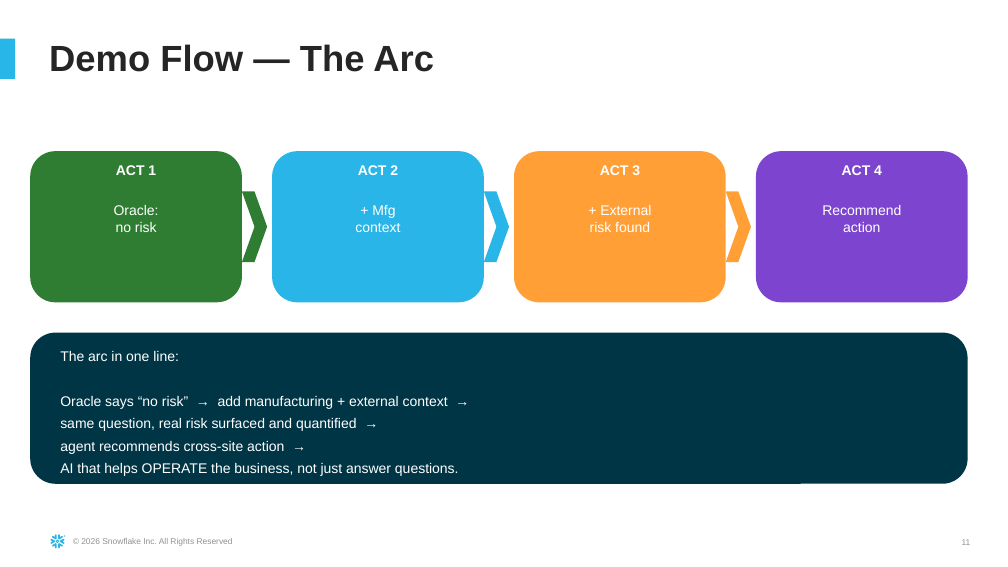
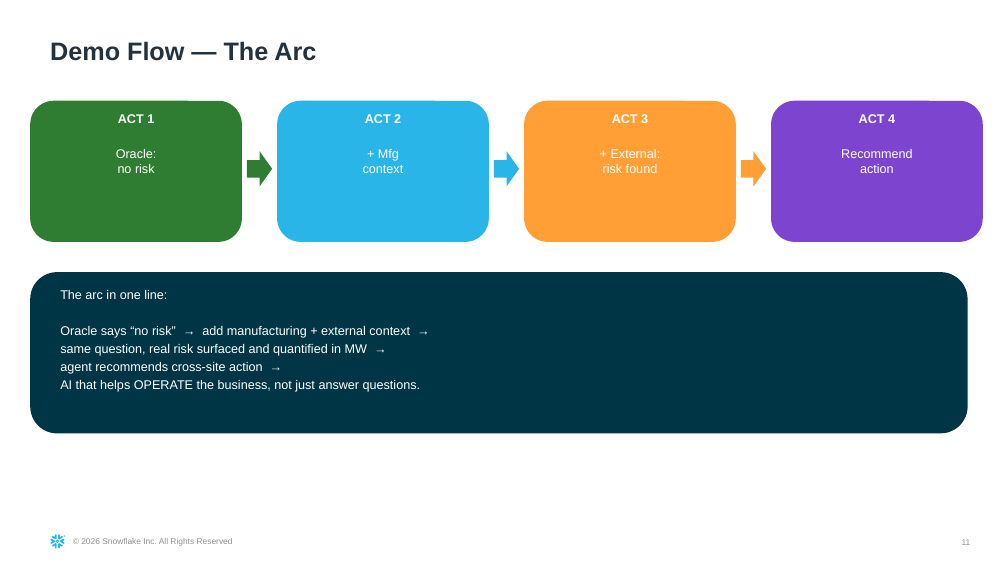
Before and after one commit to sfc-gh-sdickson/First-Solar, a slide deck: slide 11 of docs/First_Solar_Demo_Narrative.pptx. Drawn at 1008x567 pixels with LibreOffice and Linux fonts; fonts in the diff are those of the drawing. Boxes give left, top, right and bottom in pixels: in the first picture for what was removed or moved away, otherwise in the second. Text is boxed around its words. In the diff, an @@ line names an element or a change of style, - is before the commit and + after.

Commit message:
Fix PPTX: eliminate Click-to-add boxes, fix text sizing
Uses Blank layout (layout 19) for all content slides - zero empty
placeholders means no "Click to add" text anywhere. All font sizes
reduced (7-10pt body, 18pt titles) to fit within 10x5.62 dimensions.
Only Cover, Quote, Divider, and Thank You use template layouts with
all their placeholders properly filled.

.... Generated with [Cortex Code](https://docs.snowflake.com/en/user-guide/cortex-code/cortex-code)

```diff
--- a/docs/First_Solar_Demo_Narrative.pptx
+++ b/docs/First_Solar_Demo_Narrative.pptx
@@ rectangle removed at [0,38,15,79] @@
@@ text "Demo Flow — The Arc" at [50,41,316,61]: size 26 to 18 pt, text colour #252525 to #24323D; line spacing 0.85 to 1 @@
@@ rounded rectangle: place and size @@
-rounded rectangle at [30,151,242,302]
+rounded rectangle at [30,101,242,242]
@@ text "ACT 1": place and size @@
-text "ACT 1" at [116,165,156,175]
+text "ACT 1" at [118,114,154,123]
@@ rounded rectangle: place and size @@
-rounded rectangle at [272,151,484,302]
+rounded rectangle at [277,101,489,242]
@@ text "ACT 2": place and size @@
-text "ACT 2" at [358,165,398,175]
+text "ACT 2" at [365,114,401,123]
@@ rounded rectangle: place and size @@
-rounded rectangle at [514,151,726,302]
+rounded rectangle at [524,101,736,242]
@@ text "ACT 3": place and size @@
-text "ACT 3" at [600,165,640,175]
+text "ACT 3" at [612,114,648,123]
@@ rounded rectangle: place and size @@
-rounded rectangle at [756,151,968,302]
+rounded rectangle at [771,101,983,242]
@@ text "ACT 4": place and size @@
-text "ACT 4" at [842,165,882,175]
+text "ACT 4" at [859,114,895,123]
@@ text "Oracle: no risk": place and size @@
-text "Oracle: no risk" at [114,205,159,232]
+text "Oracle: no risk" at [116,149,157,173]
@@ text "+ Mfg context": place and size @@
-text "+ Mfg context" at [355,205,400,232]
+text "+ Mfg context" at [363,149,404,173]
@@ text at [603,149,661,173]: text changed; size 10 to 9 pt @@
-+ External
-risk found
++ External:
+risk found
@@ size 10 to 9 pt in 7 elements at [118,114,154,123], [365,114,401,123], [612,114,648,123], [859,114,895,123], [116,149,157,173], [363,149,404,173], [841,149,912,173] @@
@@ text "Recommend action": place and size @@
-text "Recommend action" at [822,205,901,232]
+text "Recommend action" at [841,149,912,173]
@@ right arrow added at [247,151,272,186], fill #2E7D32 @@
@@ right arrow added at [494,151,519,186], fill #29B5E8 @@
@@ right arrow added at [741,151,766,186], fill #FF9F36 @@
@@ chevron removed at [242,192,267,262] @@
@@ chevron removed at [484,192,509,262] @@
@@ chevron removed at [726,192,751,262] @@
@@ rounded rectangle: place and size @@
-rounded rectangle at [30,333,968,484]
+rounded rectangle at [30,272,968,433]
@@ text "The arc in one line:": place and size @@
-text "The arc in one line:" at [60,351,459,476]
+text "The arc in one line:" at [60,290,420,392]
@@ text at [60,290,420,392]: size 10 to 9 pt in "The arc in one line:", "Oracle says “no risk” → add manufacturing ...", "agent recommends cross-site action →", "AI that helps OPERATE the business, not ..."; more space between paragraphs; less space between paragraphs @@
@@ text at [60,344,367,356]: text changed; size 10 to 9 pt @@
-same question, real risk surfaced and quantified →
+same question, real risk surfaced and quantified in MW →
```
Also in this commit, not shown: 10 other slides changed, 1 slide added, 1 slide removed.
